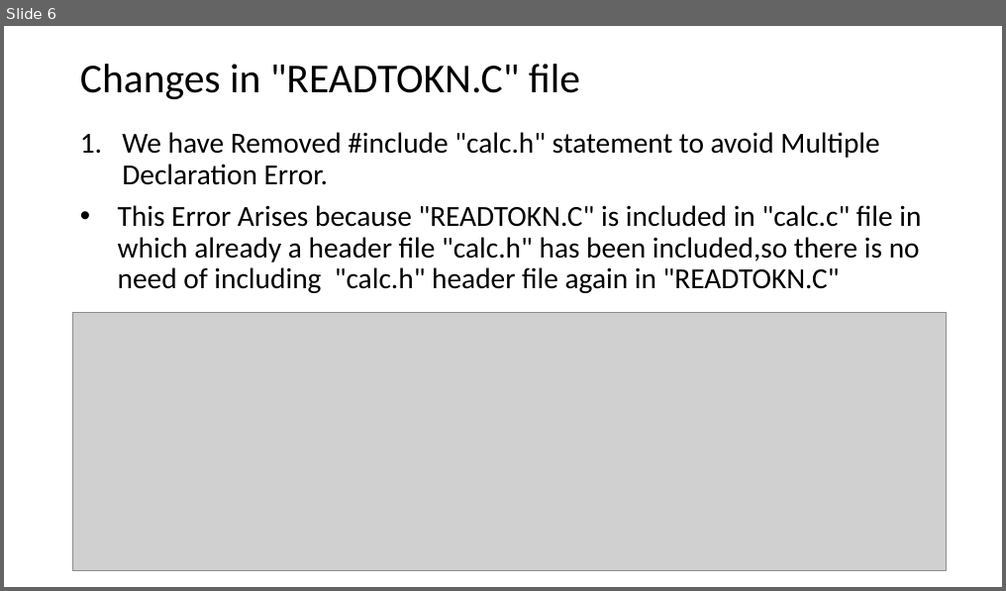
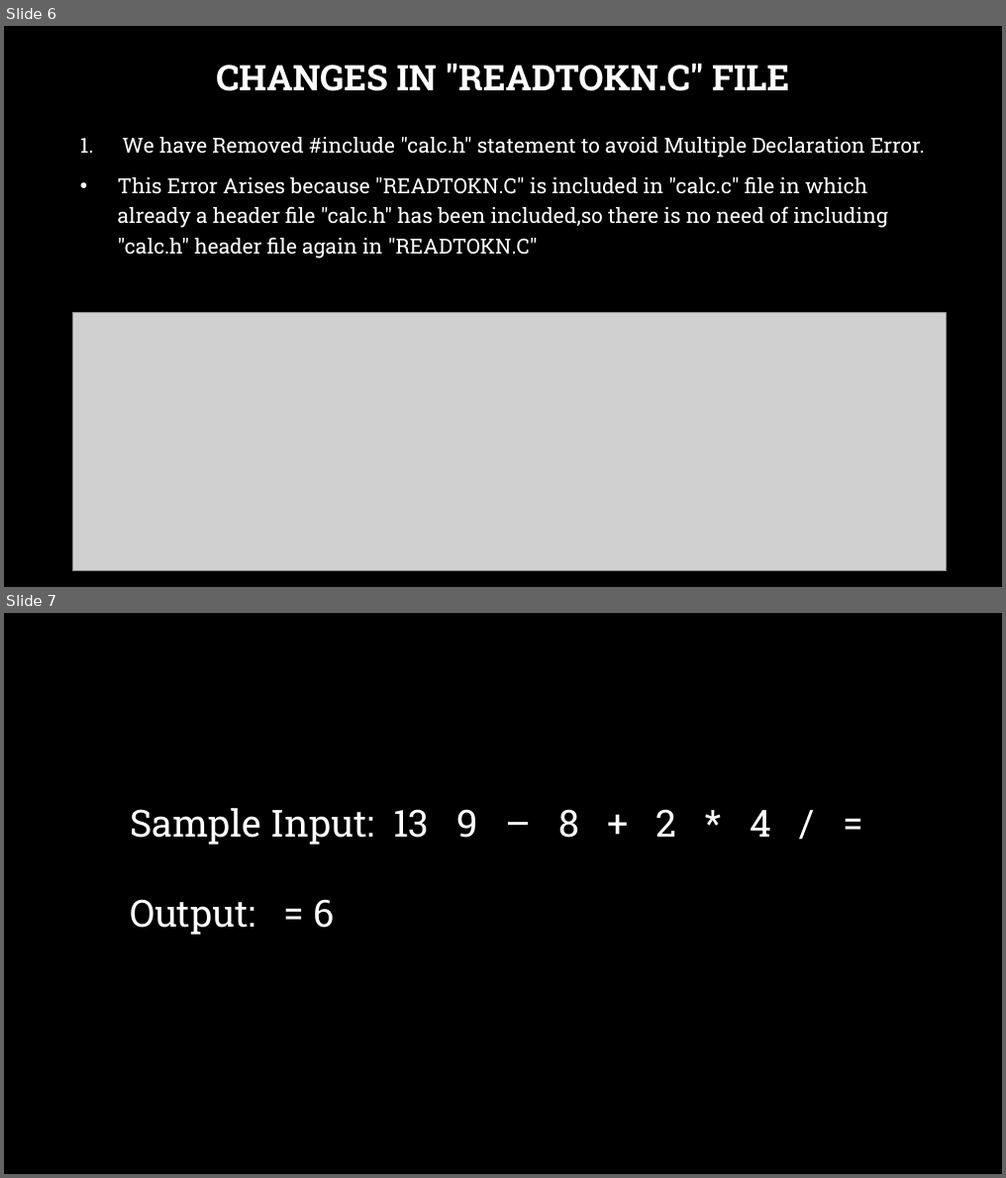
Before and after one commit to dhruvdani/CodeGladiators, a slide deck: Round-2.pptx. Shown one above the other, each under a label of ours: slide 6 before the commit, slides 6 and 7 after it. The pictures are 1006x591 and 1006x1178 pixels, drawn with LibreOffice and Linux fonts; fonts in the diff are those of the drawing; grey boxes stand for pictures; background and template pictures are left out. Boxes give left, top, right and bottom in pixels: in the first picture for what was removed or moved away, otherwise in the second. Text is boxed around its words. In the diff, an @@ line names an element or a change of style, - is before the commit and + after.

```diff
--- a/Round-2.pptx
+++ b/Round-2.pptx
@@ slide 7 added at bbox=[4, 613, 1002, 1174], background picture (left out) @@
@@ text added at bbox=[130, 808, 772, 935], 36 pt, text #FFFFFF @@
+Sample Input: 13 9 – 8 + 2 * 4 / =
+Output: = 6
@@ slide 6 changed as well @@
@@ background #FFFFFF to picture (left out) @@
@@ title at bbox=[216, 63, 789, 91]: text changed; size 39.6 to 34 pt; font Calibri to Roboto Slab; text colour #000000 to #FFFFFF; bold on @@
-Changes in "READTOKN.C" file
+CHANGES IN "READTOKN.C" FILE
@@ text "We have Removed #include "calc.h" ..." at bbox=[118, 137, 925, 259]: size 28 to 20 pt, font Calibri to Roboto Slab, text colour #000000 to #FFFFFF; line spacing 0.9 to 1.2 @@
```
Also in this commit, not shown: 6 other slides changed.
